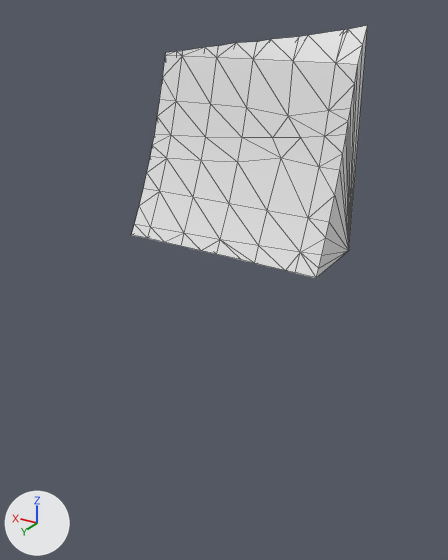
What one commit did to the glTF model assets/terrain/surface_pieces/surf_21_1.glb.
Rendered twice from a 50 mm camera at (-9.46, 113.02, -29.97) aimed at (-2.87, 102.04, -35.45). Every picture has the same lights, and +X, +Y and +Z are marked at lower left. The picture after the commit comes second. Mesh edges are drawn as thin lines. Where no turn or scale is listed for an object, it has been applied to the vertices.

Objects in the first picture: 'geometry_0'.
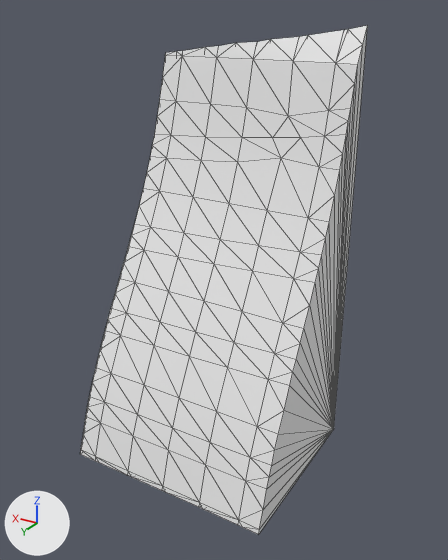
Where the change shows, as pixel boxes (x1, y1, x2, y2) in the pictures (448 x 560 px):
'geometry_0', reshaped (22% wider, 101% taller)
    before: (132, 26, 368, 278)
    after: (80, 26, 368, 534)

What the commit changed:
me_geometry_0 is used by ob_geometry_0; location (0.0, 0.0, 0.0).
me_geometry_0 had 81 vertices, 158 faces and spanned x -5.0..0.0, y 100.0..101.87, z -35.0..-30.19.
me_geometry_0 now has 153 vertices, 302 faces and spans x -5.0..0.0, y 100.0..104.17, z -40.0..-30.19.
Part 1, on me_geometry_0:
11 vertices are removed from x -5.0..0.0, y 100.0..101.87, z -35.0.
64 faces are deleted.
2 vertices move from x -3.51..-0.51, y 101.71..101.8, z -35.0 to x -3.51..0.0, y 101.7..101.89, z -35.16..-35.01.
73 vertices are added at x -5.0..0.0, y 100.0..104.17, z -40.0..-35.08.
5 new vertices lie (1.0, 0.0, -0.01) away from vertices in x -4.5..-1.5, y 102.93..103.87, z -39.06..-37.1.
5 new vertices lie (0.5, 0.0, 0.0) away from vertices in x -5.0..-0.5, y 101.85..104.14, z -39.89..-35.26.
208 new faces join them.
